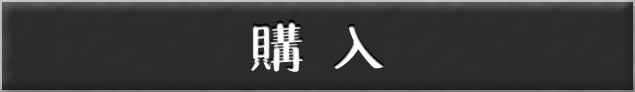
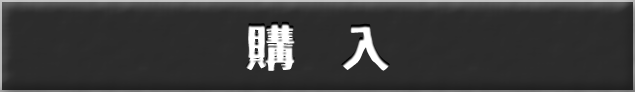
Before/after of a 635x92 layered artwork. What changed in the layer stack:
painted on "레이어 1" over [245,19,390,72]
